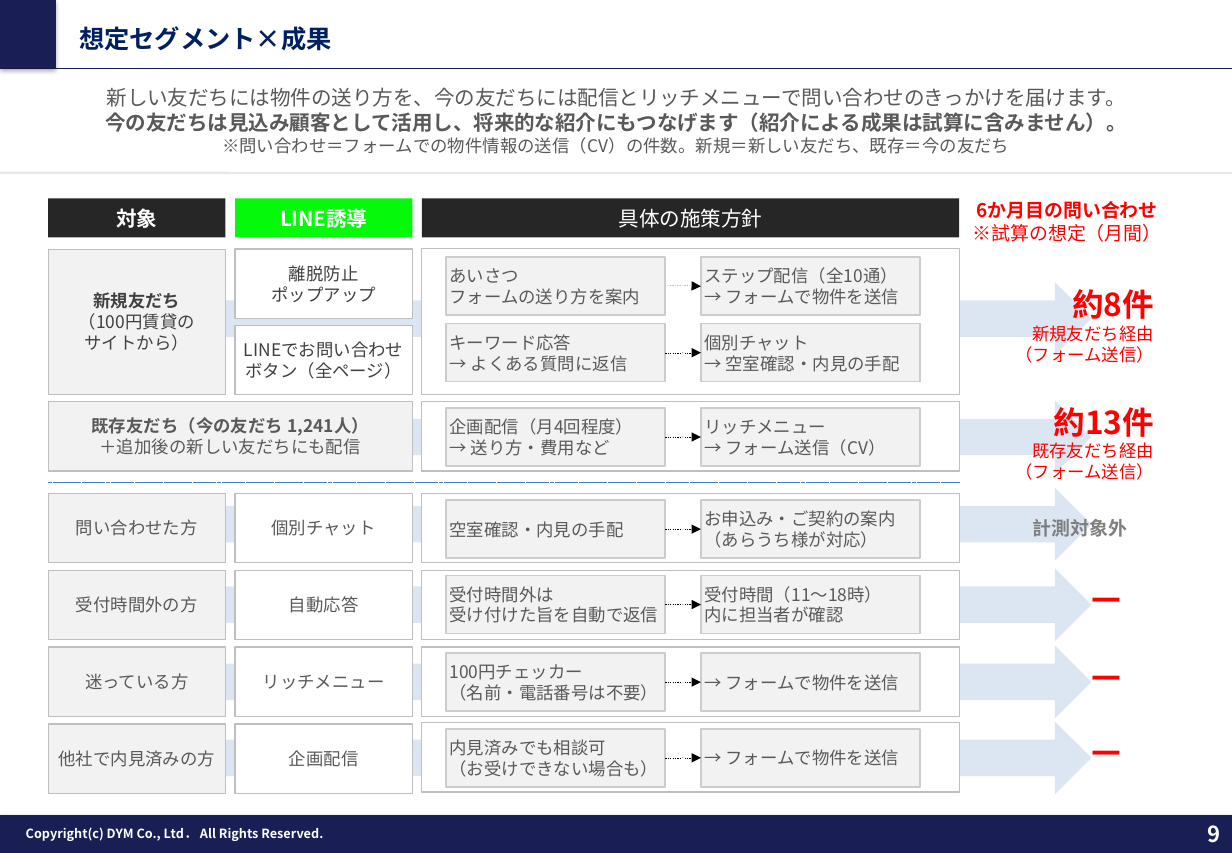
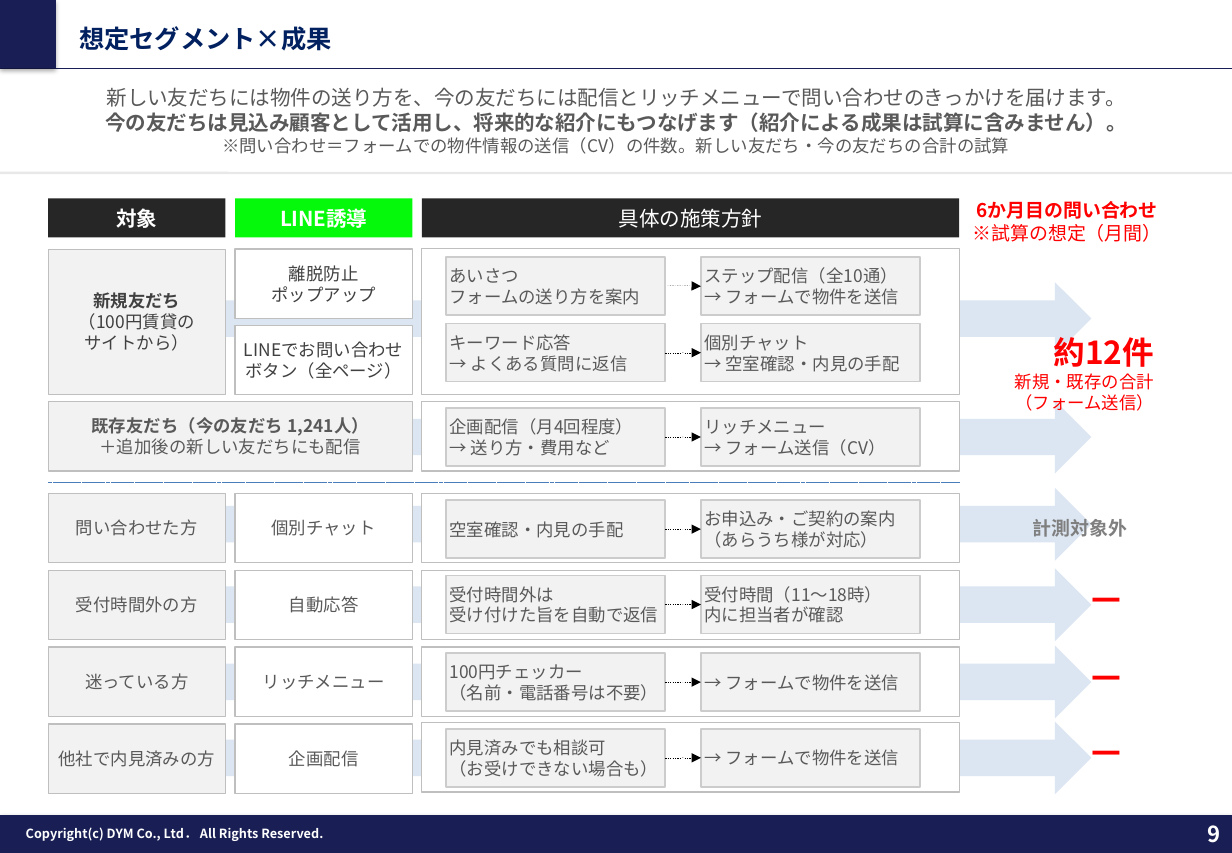
Before and after one commit to tonomura-r-dev/folder, a slide deck: slide 9 of 202610_株式会社あらうち御中_LINE公式アカウント運用のご提案_v9.pptx. Drawn at 1232x853 pixels with LibreOffice and Linux fonts; fonts in the diff are those of the drawing; background and template pictures are left out. Boxes give left, top, right and bottom in pixels: in the first picture for what was removed or moved away, otherwise in the second. Text is boxed around its words. In the diff, an @@ line names an element or a change of style, - is before the commit and + after.

```diff
--- a/202610_株式会社あらうち御中_LINE公式アカウント運用のご提案_v9.pptx
+++ b/202610_株式会社あらうち御中_LINE公式アカウント運用のご提案_v9.pptx
@@ text at box(222, 137, 1009, 154): text changed @@
-※問い合わせ＝フォームでの物件情報の送信（CV）の件数。新規＝新しい友だち、既存＝今の友だち
+※問い合わせ＝フォームでの物件情報の送信（CV）の件数。新しい友だち・今の友だちの合計の試算
@@ text "約12件": place and size @@
-text "約12件" at box(1015, 289, 1154, 363)
+text "約12件" at box(1015, 337, 1155, 411)
@@ text at box(1015, 337, 1155, 390): text changed @@
-約8件
-新規友だち経由
+約12件
+新規・既存の合計
@@ text removed at box(1015, 407, 1155, 480) @@
-約13件
-既存友だち経由
-（フォーム送信）
```
Also in this commit, not shown: 4 other slides changed, 6 other files.
